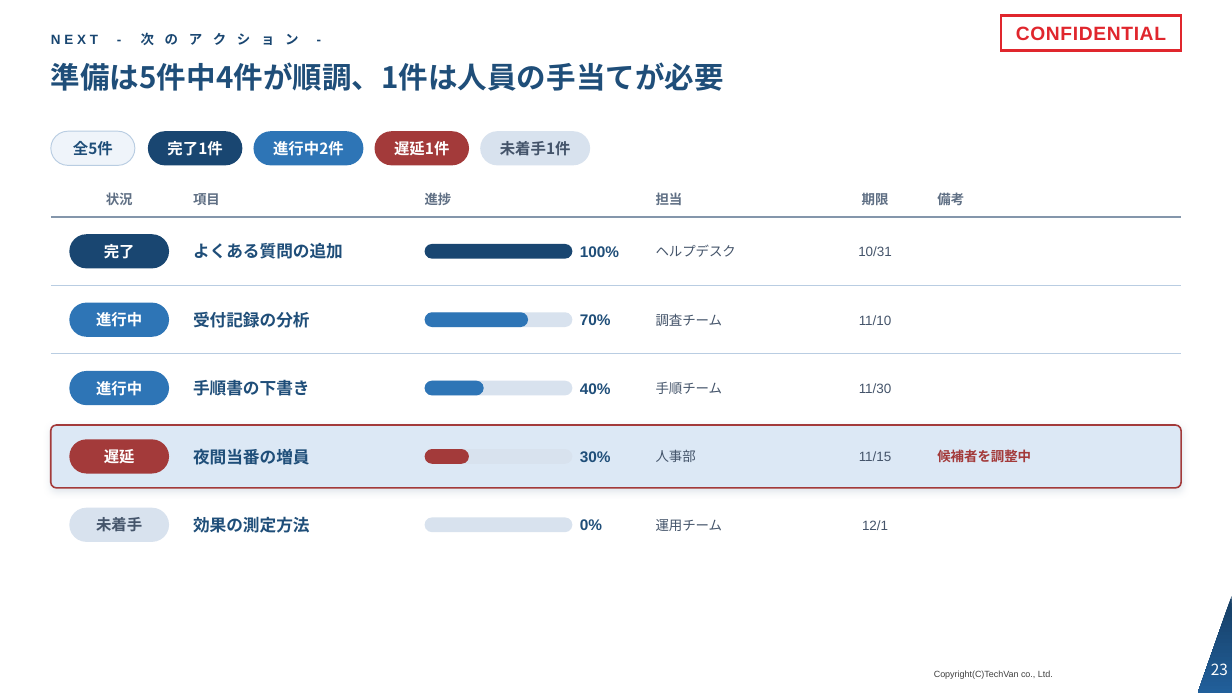
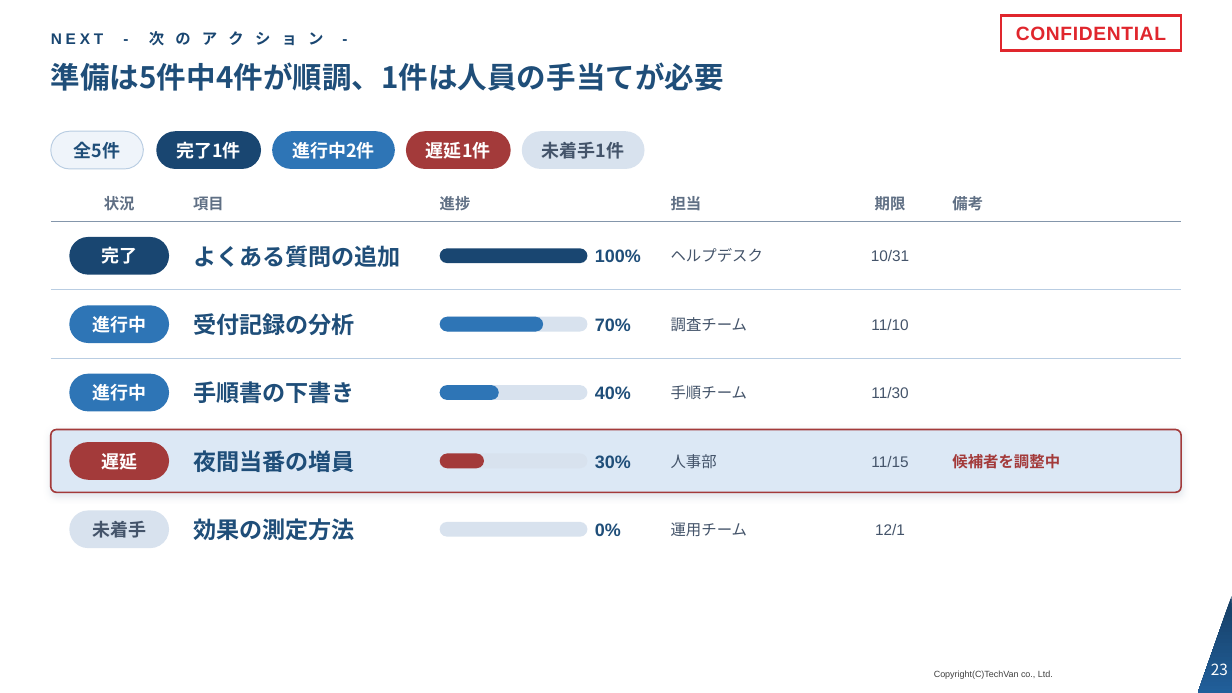
Before and after one commit to Kishi-Satoshi/slide-techvan-dist, a slide deck: slide 23 of plugins/slide-techvan/skills/slide-techvan/examples/catalog-techvan.pptx. Drawn at 1232x693 pixels with LibreOffice and Linux fonts; fonts in the diff are those of the drawing; background and template pictures are left out. Boxes give left, top, right and bottom in pixels: in the first picture for what was removed or moved away, otherwise in the second. Text is boxed around its words. In the diff, an @@ line names an element or a change of style, - is before the commit and + after.

```diff
--- a/plugins/slide-techvan/skills/slide-techvan/examples/catalog-techvan.pptx
+++ b/plugins/slide-techvan/skills/slide-techvan/examples/catalog-techvan.pptx
@@ rounded rectangle "全5件": place and size @@
-rounded rectangle "全5件" at box(51, 131, 135, 165)
+rounded rectangle "全5件" at box(51, 131, 143, 169)
@@ rounded rectangle "完了1件": place and size @@
-rounded rectangle "完了1件" at box(148, 131, 242, 165)
+rounded rectangle "完了1件" at box(156, 131, 261, 169)
@@ rounded rectangle "進行中2件": place and size @@
-rounded rectangle "進行中2件" at box(253, 131, 363, 165)
+rounded rectangle "進行中2件" at box(273, 131, 396, 169)
@@ rounded rectangle "遅延1件": place and size @@
-rounded rectangle "遅延1件" at box(374, 131, 469, 165)
+rounded rectangle "遅延1件" at box(406, 131, 510, 169)
@@ size 12 to 14 pt in 15 elements at box(69, 510, 169, 548), box(69, 237, 169, 274), box(69, 305, 169, 343), box(69, 373, 169, 411), box(69, 442, 169, 480), box(595, 249, 641, 262), box(595, 386, 631, 399), box(595, 455, 631, 468), box(595, 318, 631, 331), box(595, 523, 621, 536), box(51, 131, 143, 169), box(156, 131, 261, 169), box(273, 131, 396, 169), box(406, 131, 510, 169), box(522, 131, 645, 169) @@
@@ rounded rectangle "未着手1件": place and size @@
-rounded rectangle "未着手1件" at box(481, 131, 591, 165)
+rounded rectangle "未着手1件" at box(522, 131, 645, 169)
@@ size 10.5 to 12 pt in 18 elements at box(51, 31, 323, 45), box(104, 196, 135, 211), box(671, 248, 763, 262), box(871, 250, 909, 261), box(671, 317, 747, 331), box(871, 319, 908, 330), box(671, 385, 747, 399), box(871, 387, 908, 398), box(671, 454, 717, 469), box(871, 456, 908, 467), box(671, 522, 747, 536), box(875, 524, 905, 535), box(440, 196, 471, 210), box(671, 196, 702, 211), box(875, 194, 906, 214), box(952, 454, 1060, 469), box(193, 196, 224, 210), box(952, 196, 983, 211) @@
@@ text "備考": place and size @@
-text "備考" at box(937, 192, 964, 205)
+text "備考" at box(952, 196, 983, 211)
@@ rounded rectangle "進行中": place and size @@
-rounded rectangle "進行中" at box(69, 302, 169, 336)
+rounded rectangle "進行中" at box(69, 305, 169, 343)
@@ rounded rectangle "進行中": place and size @@
-rounded rectangle "進行中" at box(69, 371, 169, 405)
+rounded rectangle "進行中" at box(69, 373, 169, 411)
@@ 3 lines, 2 rounded rectangles: place and size @@
-3 lines, 2 rounded rectangles at box(51, 217, 1181, 488)
+3 lines, 2 rounded rectangles at box(51, 222, 1181, 493)
@@ rounded rectangle "遅延": place and size @@
-rounded rectangle "遅延" at box(69, 439, 169, 473)
+rounded rectangle "遅延" at box(69, 442, 169, 480)
@@ text "候補者を調整中": place and size @@
-text "候補者を調整中" at box(937, 449, 1031, 462)
+text "候補者を調整中" at box(952, 454, 1060, 469)
@@ size 13 to 18 pt in 5 elements at box(193, 245, 401, 267), box(193, 381, 355, 403), box(193, 450, 355, 472), box(193, 313, 355, 335), box(193, 518, 355, 540) @@
@@ rounded rectangle "未着手": place and size @@
-rounded rectangle "未着手" at box(69, 508, 169, 543)
+rounded rectangle "未着手" at box(69, 510, 169, 548)
@@ 18 texts, 8 rounded rectangles: place and size @@
-18 texts, 8 rounded rectangles at box(425, 192, 892, 532)
+18 texts, 8 rounded rectangles at box(440, 194, 909, 537)
```
Also in this commit, not shown: 24 other slides changed, 11 other files.
